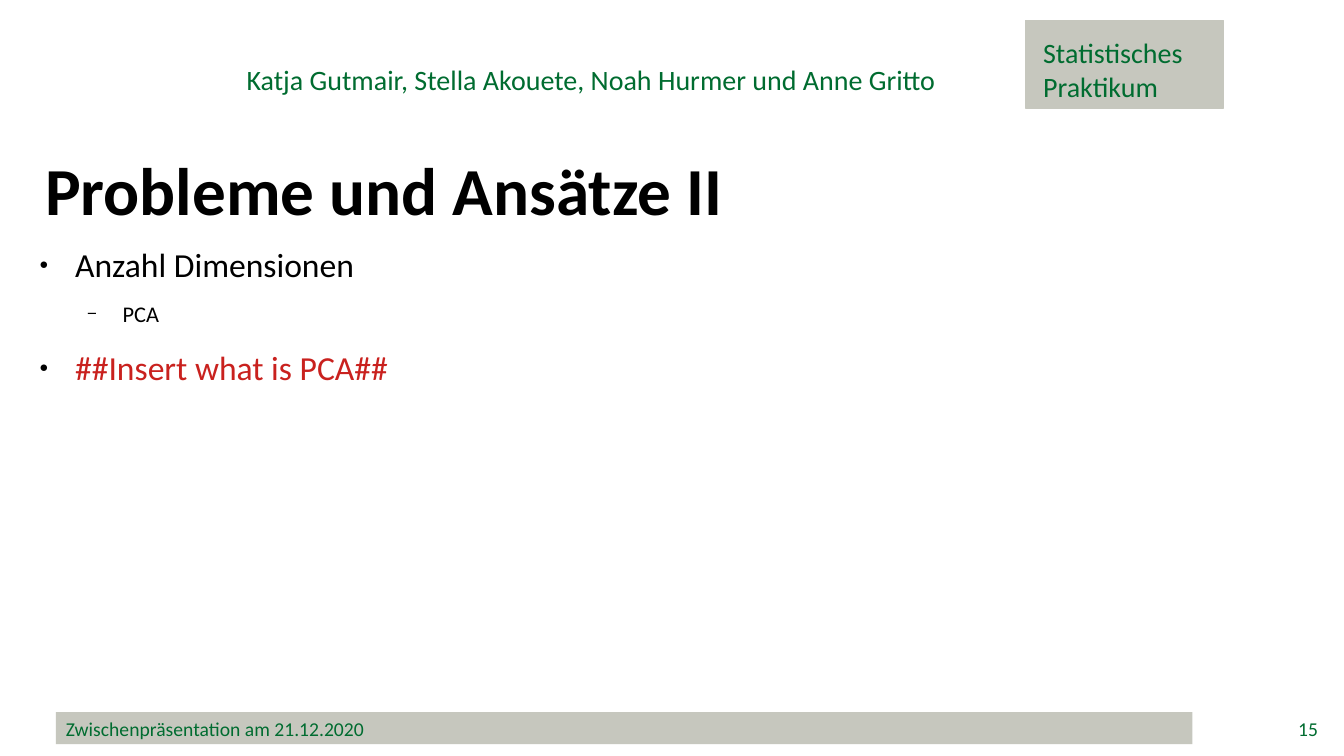
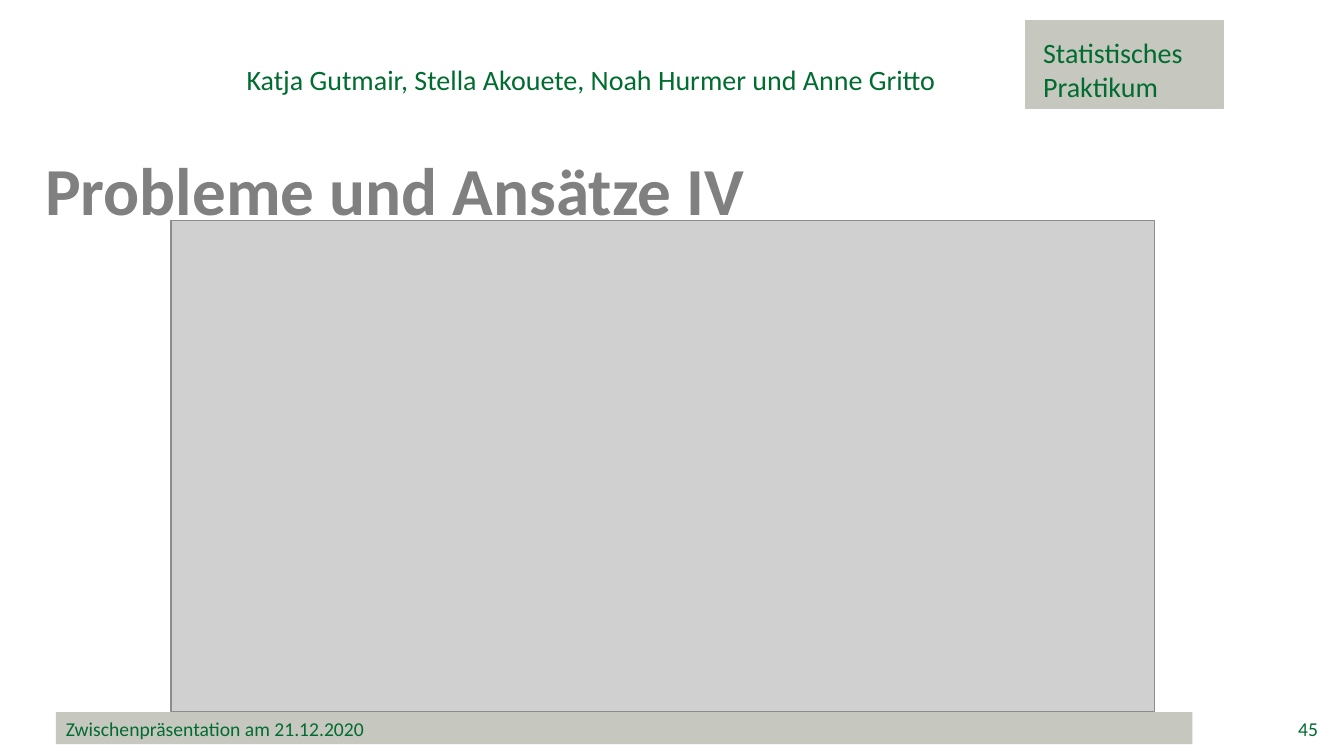
Before and after one commit to minimops/weatherFrog, a slide deck: slide 45 of ppt/Zwischenpraesentation_v1.1.pptx (slide 15 before the commit). Drawn at 1344x756 pixels with LibreOffice and Linux fonts; fonts in the diff are those of the drawing; grey boxes stand for pictures; background and template pictures are left out. Boxes give left, top, right and bottom in pixels: in the first picture for what was removed or moved away, otherwise in the second. Text is boxed around its words. In the diff, an @@ line names an element or a change of style, - is before the commit and + after.

```diff
--- a/ppt/Zwischenpraesentation_v1.1.pptx
+++ b/ppt/Zwischenpraesentation_v1.1.pptx
@@ text at <box>45,168,745,232</box>: text changed; text colour #000000 to #808080 @@
-Probleme und Ansätze II
+Probleme und Ansätze IV
@@ picture added at <box>171,220,1155,712</box> @@
@@ text removed at <box>75,253,388,381</box> @@
-● Anzahl Dimensionen
-  − PCA
-● ##Insert what is PCA##
@@ page number at <box>1298,723,1318,736</box>: text changed @@
-15
+45
```
Also in this commit, not shown: 13 other slides changed, 25 slides added.
